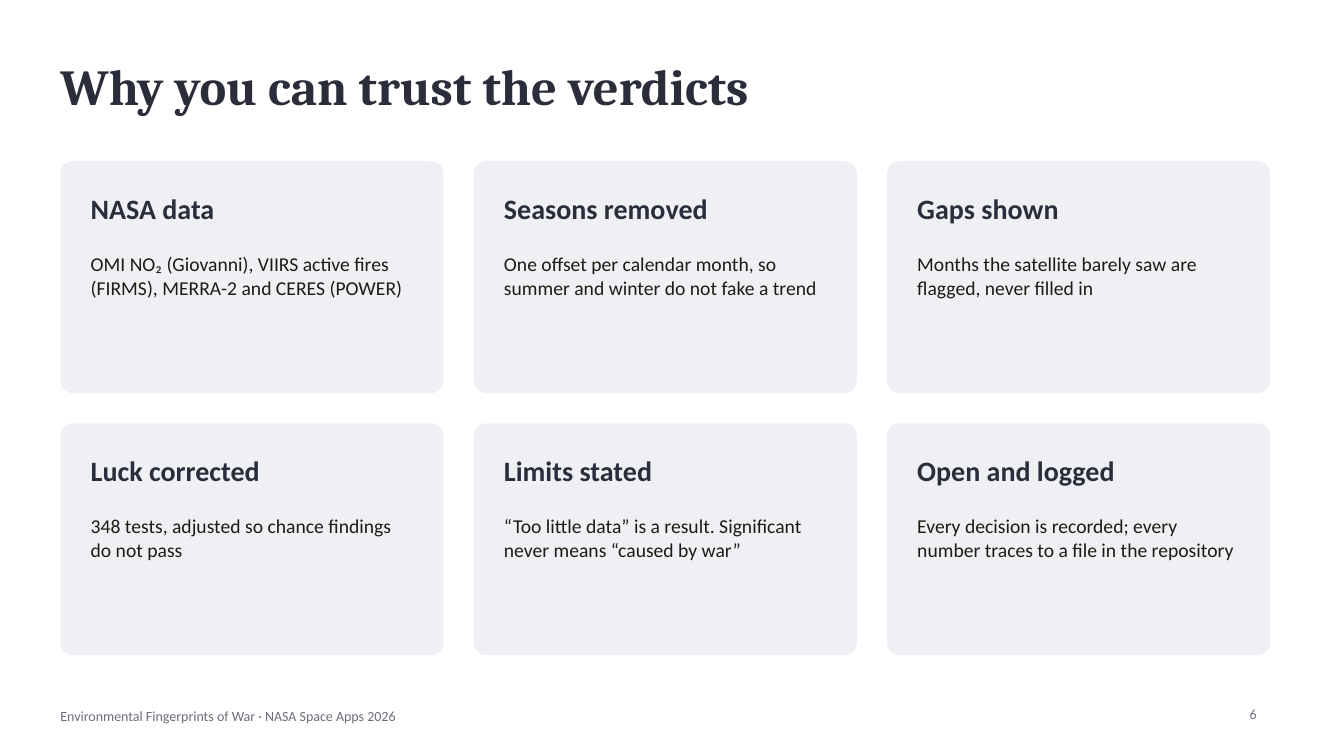
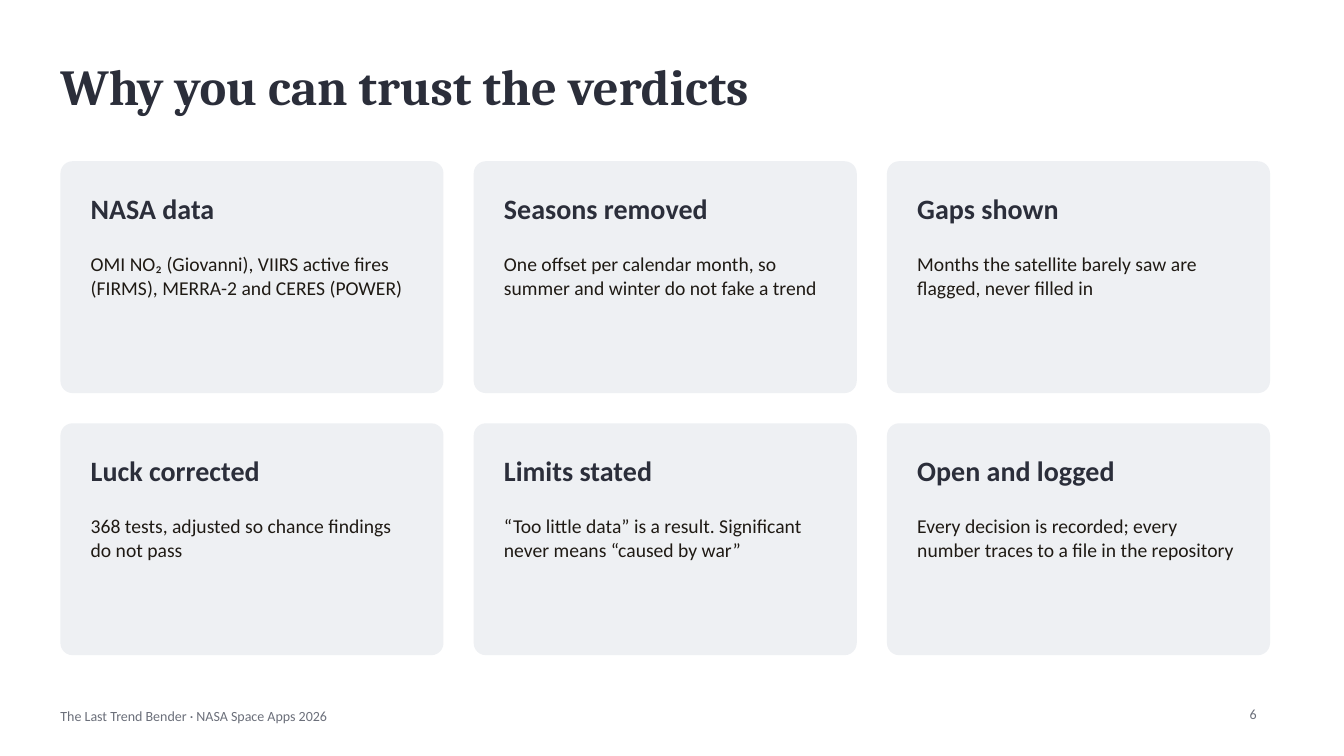
Before and after one commit to ghefarshalhoup/last-trend-bender, a slide deck: slide 6 of docs/submission/demo-deck.pptx. Drawn at 1344x756 pixels with LibreOffice and Linux fonts; fonts in the diff are those of the drawing. Boxes give left, top, right and bottom in pixels: in the first picture for what was removed or moved away, otherwise in the second. Text is boxed around its words. In the diff, an @@ line names an element or a change of style, - is before the commit and + after.

```diff
--- a/docs/submission/demo-deck.pptx
+++ b/docs/submission/demo-deck.pptx
@@ text at [91, 519, 391, 560]: text changed @@
-348 tests, adjusted so chance findings do not pass
+368 tests, adjusted so chance findings do not pass
@@ text at [60, 711, 327, 723]: text changed @@
-Environmental Fingerprints of War · NASA Space Apps 2026
+The Last Trend Bender · NASA Space Apps 2026
```
Also in this commit, not shown: 6 other slides changed, 27 other files.
